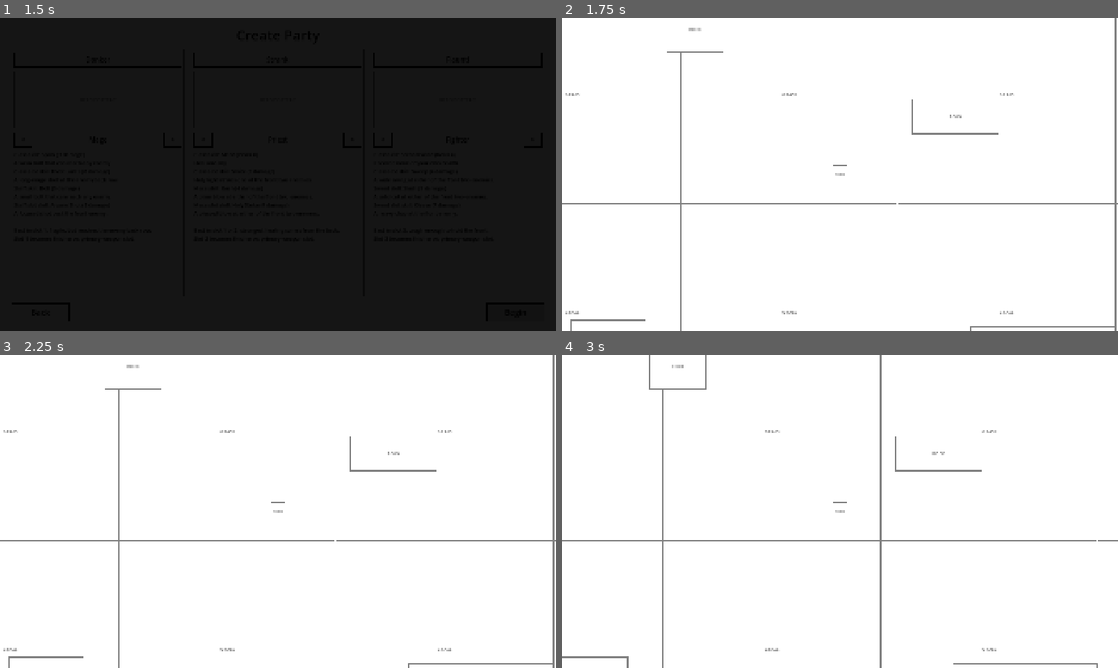
Above: before the commit, frames 1-4 (two rows, left to right).
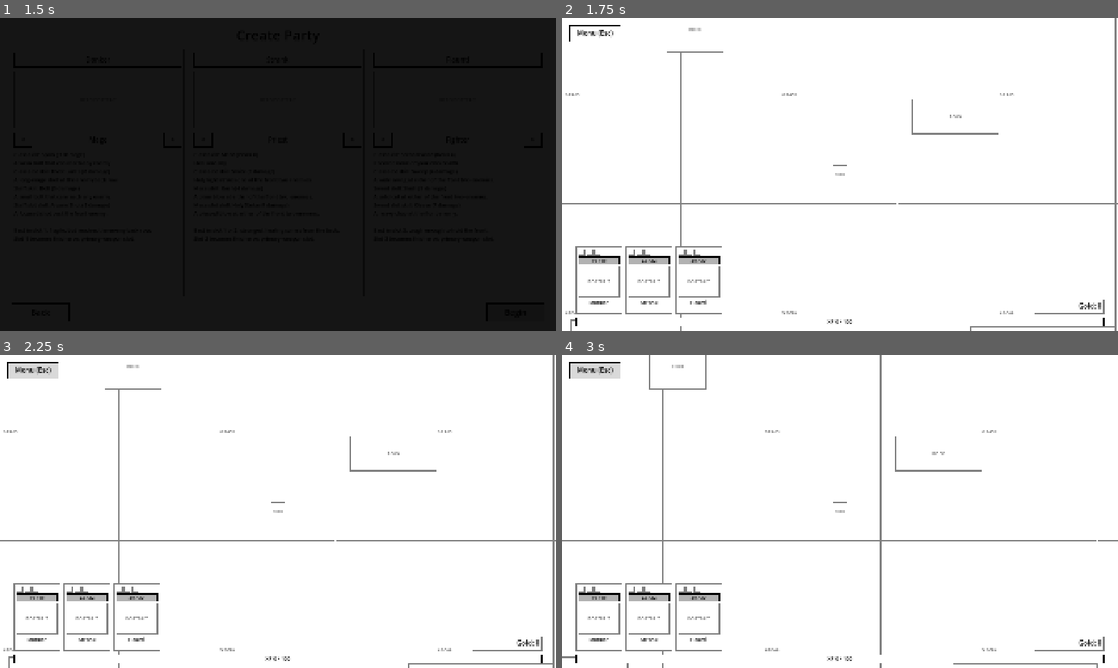
Above: after the commit, the same moments.

Repository: nawlbergs/sketchy-gamey
Game: Godot game, scene res://ui/menus/main_menu/main_menu.tscn
The game is run twice, just before and just after one commit, with the same random seed, the same clock (stepped at 60 frames per second) and the same inputs.
Inputs (mouse positions are in pixels of both pictures, inside the frame that each line leads up to):
- Up to frame 1 (1.5 s): click "New Game" at 0.5 s; click "Begin" at 1.25 s
- Up to frame 2 (1.75 s): no input
- Up to frame 3 (2.25 s): click (33, 370) at 2 s, where only the run after the commit has a clickable "Menu (Esc)"
- Up to frame 4 (3 s): tap Enter at 2.75 s; hold D (move_right) from 2.78 s (still down)

Frame 1 is identical in both runs. In frame 2, 2.0% of the frame differs, in the area x 1-98%, y 2-99%; in frame 3, 2.3%; in frame 4, 2.3%.

Commit message:
overworld-hud-01 - complete

Diff:
--- a/ralph_prd.json
+++ b/ralph_prd.json
@@ -225,7 +225,8 @@
       "Reusable HeroStatusWidget: HP bar + a row of small status icon placeholders above a portrait PlaceholderBox and name. Reuse this in combat later.",
       "Gold label bottom-right above the XP bar. HUD refreshes from GameState."
     ],
-    "complete": false
+    "complete": true,
+    "notes": "Done 2026-10-31. The HUD reads GameState when the scene starts; anything that changes GameState while the overworld stays open, such as using an item in the escape menu, must call OverworldHud.refresh(). Menu button emits menu_pressed with nothing connected yet, and Esc does nothing until escape-menu-01, which should connect both. Status icons are 3 empty placeholder boxes per hero because heroes have no statuses yet. The player can walk behind the HUD in the bottom corners of the map. Import clean; throwaway checks pass; screenshots reviewed."
   },
   {
     "id": "dialogue-01",
--- a/ui/common/ui_theme.tres
+++ b/ui/common/ui_theme.tres
@@ -108,7 +108,12 @@
 border_color = Color(0, 0, 0, 1)
 
 [sub_resource type="StyleBoxFlat" id="progress_fill"]
-bg_color = Color(0.3, 0.3, 0.3, 1)
+bg_color = Color(0.7, 0.7, 0.7, 1)
+border_width_left = 2
+border_width_top = 2
+border_width_right = 2
+border_width_bottom = 2
+border_color = Color(0, 0, 0, 1)
 
 [sub_resource type="StyleBoxFlat" id="tab_unselected"]
 content_margin_left = 16.0
--- /dev/null
+++ b/ui/hud/hero_status_widget.gd
@@ -0,0 +1,15 @@
+class_name HeroStatusWidget
+extends PanelContainer
+## One hero's status icons, HP bar, portrait and name. Takes a hero dictionary from GameState.party.
+## The status icons are empty placeholders until the game has status effects.
+
+@onready var _hp_bar: ProgressBar = %HpBar
+@onready var _hp_label: Label = %HpLabel
+@onready var _name_label: Label = %NameLabel
+
+
+func show_hero(hero: Dictionary) -> void:
+	_name_label.text = hero["name"]
+	_hp_bar.max_value = hero["max_hp"]  # Before value, which is clamped to the current maximum.
+	_hp_bar.value = hero["hp"]
+	_hp_label.text = "%d / %d" % [hero["hp"], hero["max_hp"]]
--- /dev/null
+++ b/ui/hud/hero_status_widget.tscn
@@ -0,0 +1,66 @@
+[gd_scene load_steps=3 format=3]
+
+[ext_resource type="Script" path="res://ui/hud/hero_status_widget.gd" id="1_script"]
+[ext_resource type="PackedScene" path="res://ui/common/placeholder_box.tscn" id="2_box"]
+
+[node name="HeroStatusWidget" type="PanelContainer"]
+custom_minimum_size = Vector2(160, 0)
+mouse_filter = 2
+script = ExtResource("1_script")
+
+[node name="Layout" type="VBoxContainer" parent="."]
+layout_mode = 2
+mouse_filter = 2
+theme_override_constants/separation = 4
+
+[node name="StatusIcons" type="HBoxContainer" parent="Layout"]
+layout_mode = 2
+mouse_filter = 2
+theme_override_constants/separation = 4
+
+[node name="StatusIcon1" parent="Layout/StatusIcons" instance=ExtResource("2_box")]
+custom_minimum_size = Vector2(24, 24)
+layout_mode = 2
+label_text = ""
+
+[node name="StatusIcon2" parent="Layout/StatusIcons" instance=ExtResource("2_box")]
+custom_minimum_size = Vector2(24, 24)
+layout_mode = 2
+label_text = ""
+
+[node name="StatusIcon3" parent="Layout/StatusIcons" instance=ExtResource("2_box")]
+custom_minimum_size = Vector2(24, 24)
+layout_mode = 2
+label_text = ""
+
+[node name="HpBar" type="ProgressBar" parent="Layout"]
+unique_name_in_owner = true
+custom_minimum_size = Vector2(0, 26)
+layout_mode = 2
+mouse_filter = 2
+step = 1.0
+show_percentage = false
+
+[node name="HpLabel" type="Label" parent="Layout/HpBar"]
+unique_name_in_owner = true
+layout_mode = 1
+anchors_preset = 15
+anchor_right = 1.0
+anchor_bottom = 1.0
+grow_horizontal = 2
+grow_vertical = 2
+theme_override_font_sizes/font_size = 16
+horizontal_alignment = 1
+vertical_alignment = 1
+
+[node name="Portrait" parent="Layout" instance=ExtResource("2_box")]
+custom_minimum_size = Vector2(0, 110)
+layout_mode = 2
+label_text = "PORTRAIT"
+
+[node name="NameLabel" type="Label" parent="Layout"]
+unique_name_in_owner = true
+layout_mode = 2
+theme_override_font_sizes/font_size = 18
+horizontal_alignment = 1
+text_overrun_behavior = 3
--- /dev/null
+++ b/ui/hud/overworld_hud.gd
@@ -0,0 +1,29 @@
+class_name OverworldHud
+extends CanvasLayer
+## Overworld display of the party, gold and XP. Call refresh() after changing GameState while
+## this scene is open; it reads GameState once when the scene starts.
+
+signal menu_pressed
+
+@onready var _menu_button: Button = %MenuButton
+@onready var _hero_widgets: Array[Node] = %Heroes.get_children()
+@onready var _gold_label: Label = %GoldLabel
+@onready var _xp_bar: ProgressBar = %XpBar
+@onready var _xp_label: Label = %XpLabel
+
+
+func _ready() -> void:
+	_menu_button.pressed.connect(menu_pressed.emit)
+	refresh()
+
+
+func refresh() -> void:
+	for i in _hero_widgets.size():
+		var widget := _hero_widgets[i] as HeroStatusWidget
+		widget.visible = i < GameState.party.size()
+		if widget.visible:
+			widget.show_hero(GameState.party[i])
+	_gold_label.text = "Gold: %d" % GameState.gold
+	_xp_bar.max_value = maxi(GameState.xp_to_next, 1)  # Before value, which is clamped to the maximum.
+	_xp_bar.value = GameState.xp
+	_xp_label.text = "XP %d / %d" % [GameState.xp, GameState.xp_to_next]
--- /dev/null
+++ b/ui/hud/overworld_hud.tscn
@@ -0,0 +1,99 @@
+[gd_scene load_steps=3 format=3]
+
+[ext_resource type="Script" path="res://ui/hud/overworld_hud.gd" id="1_script"]
+[ext_resource type="PackedScene" path="res://ui/hud/hero_status_widget.tscn" id="2_widget"]
+
+[node name="OverworldHud" type="CanvasLayer"]
+script = ExtResource("1_script")
+
+[node name="Layout" type="Control" parent="."]
+layout_mode = 3
+anchors_preset = 15
+anchor_right = 1.0
+anchor_bottom = 1.0
+grow_horizontal = 2
+grow_vertical = 2
+mouse_filter = 2
+
+[node name="MenuButton" type="Button" parent="Layout"]
+unique_name_in_owner = true
+layout_mode = 0
+offset_left = 24.0
+offset_top = 24.0
+offset_right = 204.0
+offset_bottom = 80.0
+focus_mode = 0
+theme_override_font_sizes/font_size = 24
+text = "Menu (Esc)"
+
+[node name="Heroes" type="HBoxContainer" parent="Layout"]
+unique_name_in_owner = true
+layout_mode = 1
+anchors_preset = -1
+anchor_left = 0.025
+anchor_top = 1.0
+anchor_right = 0.025
+anchor_bottom = 1.0
+offset_top = -292.0
+offset_right = 504.0
+offset_bottom = -60.0
+grow_vertical = 0
+mouse_filter = 2
+theme_override_constants/separation = 12
+alignment = 0
+
+[node name="Hero1" parent="Layout/Heroes" instance=ExtResource("2_widget")]
+layout_mode = 2
+
+[node name="Hero2" parent="Layout/Heroes" instance=ExtResource("2_widget")]
+layout_mode = 2
+
+[node name="Hero3" parent="Layout/Heroes" instance=ExtResource("2_widget")]
+layout_mode = 2
+
+[node name="GoldPanel" type="PanelContainer" parent="Layout"]
+layout_mode = 1
+anchors_preset = -1
+anchor_left = 0.975
+anchor_top = 1.0
+anchor_right = 0.975
+anchor_bottom = 1.0
+offset_left = -240.0
+offset_top = -112.0
+offset_bottom = -60.0
+grow_horizontal = 0
+grow_vertical = 0
+mouse_filter = 2
+
+[node name="GoldLabel" type="Label" parent="Layout/GoldPanel"]
+unique_name_in_owner = true
+layout_mode = 2
+theme_override_font_sizes/font_size = 24
+horizontal_alignment = 2
+
+[node name="XpBar" type="ProgressBar" parent="Layout"]
+unique_name_in_owner = true
+layout_mode = 1
+anchors_preset = -1
+anchor_left = 0.025
+anchor_top = 1.0
+anchor_right = 0.975
+anchor_bottom = 1.0
+offset_top = -48.0
+offset_bottom = -16.0
+grow_horizontal = 2
+grow_vertical = 0
+mouse_filter = 2
+show_percentage = false
+
+[node name="XpLabel" type="Label" parent="Layout/XpBar"]
+unique_name_in_owner = true
+layout_mode = 1
+anchors_preset = 15
+anchor_right = 1.0
+anchor_bottom = 1.0
+grow_horizontal = 2
+grow_vertical = 2
+theme_override_font_sizes/font_size = 18
+horizontal_alignment = 1
+vertical_alignment = 1
--- a/world/overworld.tscn
+++ b/world/overworld.tscn
@@ -3,6 +3,7 @@
 [ext_resource type="Script" path="res://world/overworld.gd" id="1_script"]
 [ext_resource type="PackedScene" path="res://ui/common/placeholder_box.tscn" id="2_box"]
 [ext_resource type="PackedScene" path="res://characters/heroes/overworld_player.tscn" id="3_player"]
+[ext_resource type="PackedScene" path="res://ui/hud/overworld_hud.tscn" id="4_hud"]
 
 [sub_resource type="WorldBoundaryShape2D" id="edge_top"]
 normal = Vector2(0, 1)
@@ -229,3 +230,6 @@
 
 [node name="Player" parent="." instance=ExtResource("3_player")]
 unique_name_in_owner = true
+
+[node name="Hud" parent="." instance=ExtResource("4_hud")]
+unique_name_in_owner = true
Not shown, changed: ralph_progress.txt
Not shown, added: ui/hud/hero_status_widget.gd.uid
Not shown, added: ui/hud/overworld_hud.gd.uid
Not shown, removed: ui/hud/.gitkeep
